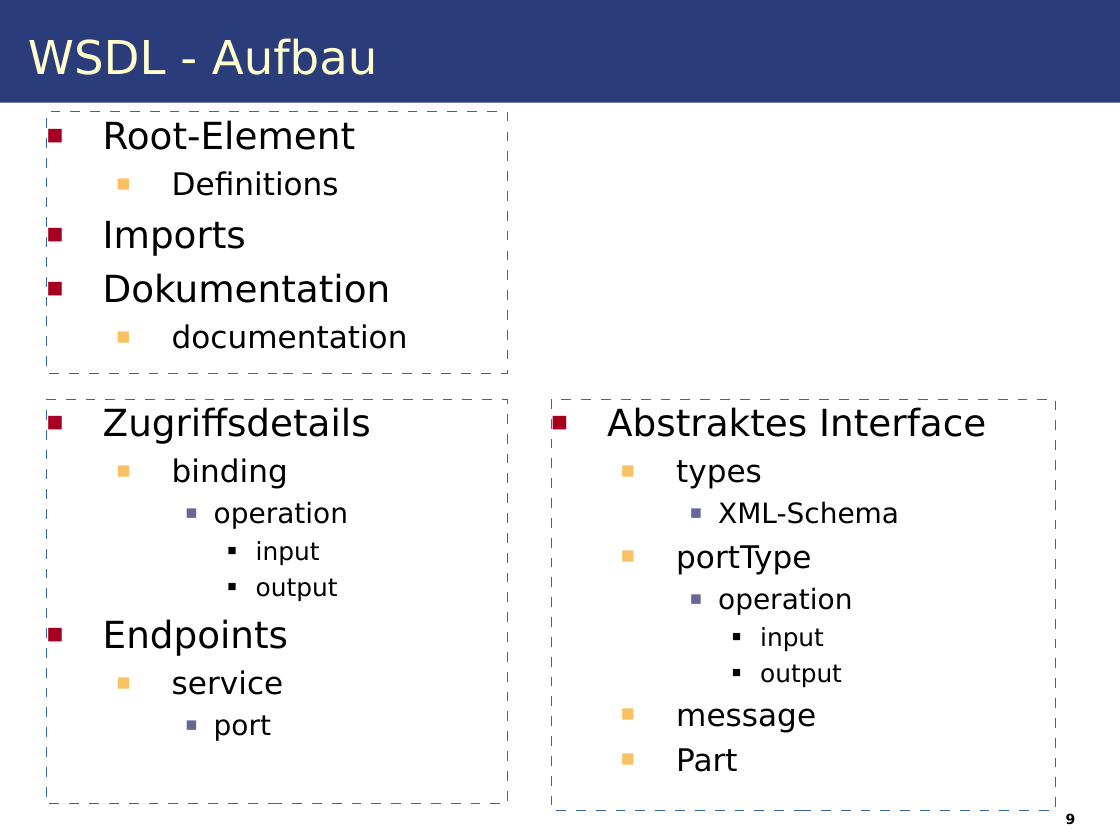
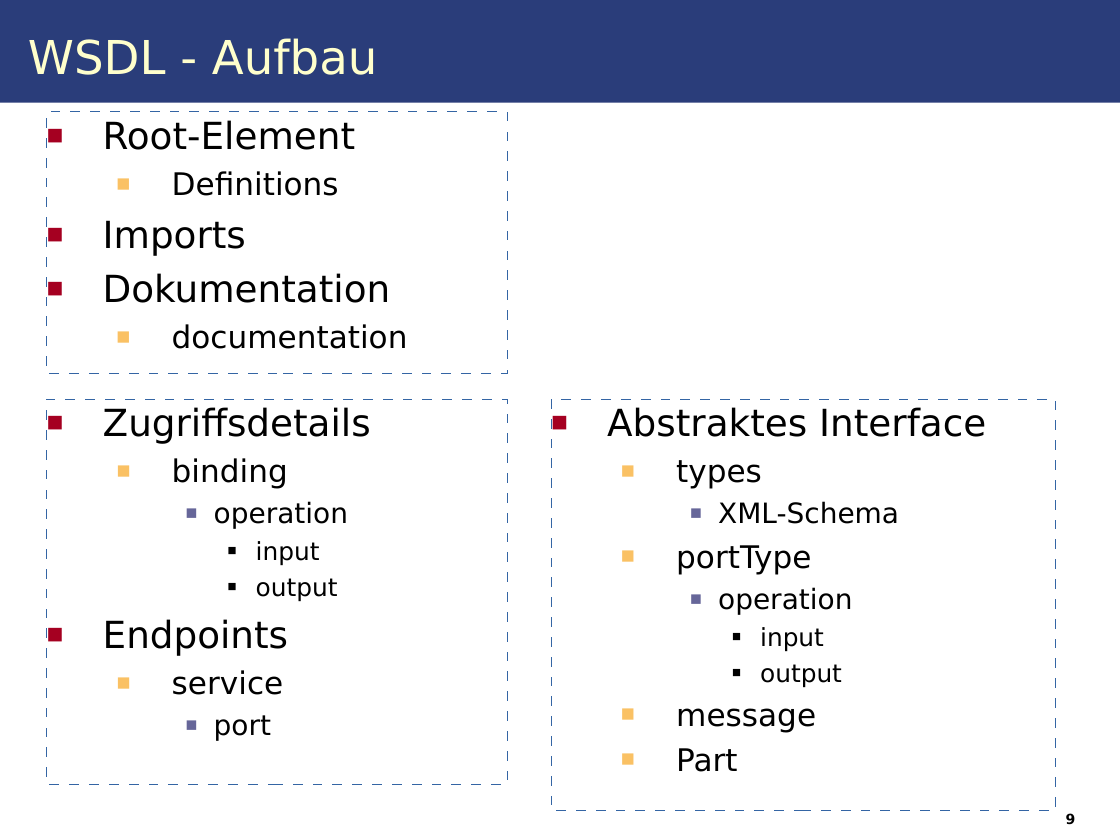
Before and after one commit to IAAS/decidr, a slide deck: slide 9 of seminars/rr/presentation/Web_Services.odp. Drawn at 1120x840 pixels with LibreOffice and Linux fonts; fonts in the diff are those of the drawing. Boxes give left, top, right and bottom in pixels: in the first picture for what was removed or moved away, otherwise in the second. Text is boxed around its words. In the diff, an @@ line names an element or a change of style, - is before the commit and + after.

```diff
--- a/seminars/rr/presentation/Web_Services.odp
+++ b/seminars/rr/presentation/Web_Services.odp
@@ text "Zugriffsdetails": place and size @@
-text "Zugriffsdetails" at [47, 399, 507, 814]
+text "Zugriffsdetails" at [47, 399, 507, 795]
```
Also in this commit, not shown: 13 other slides changed, 1 other file.
